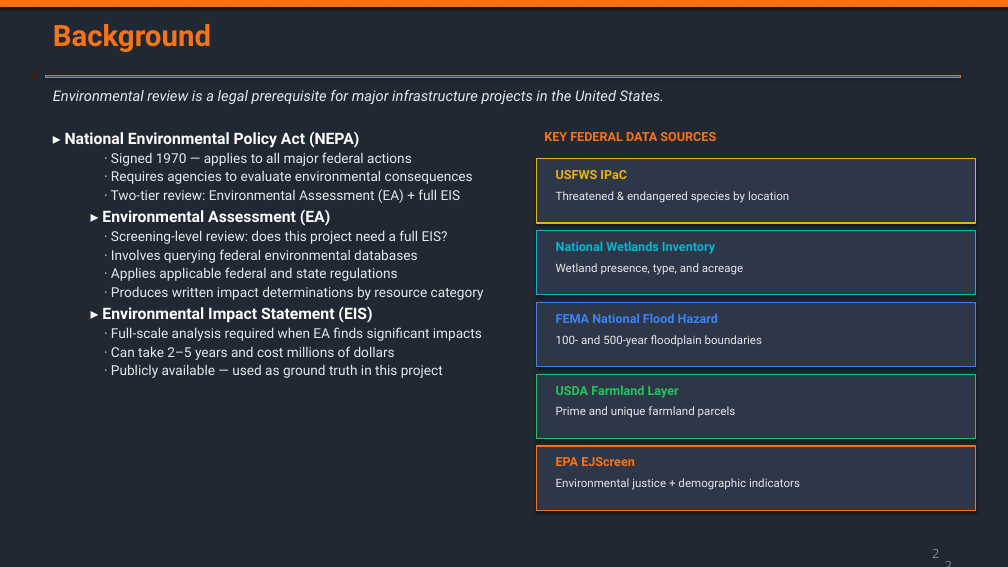
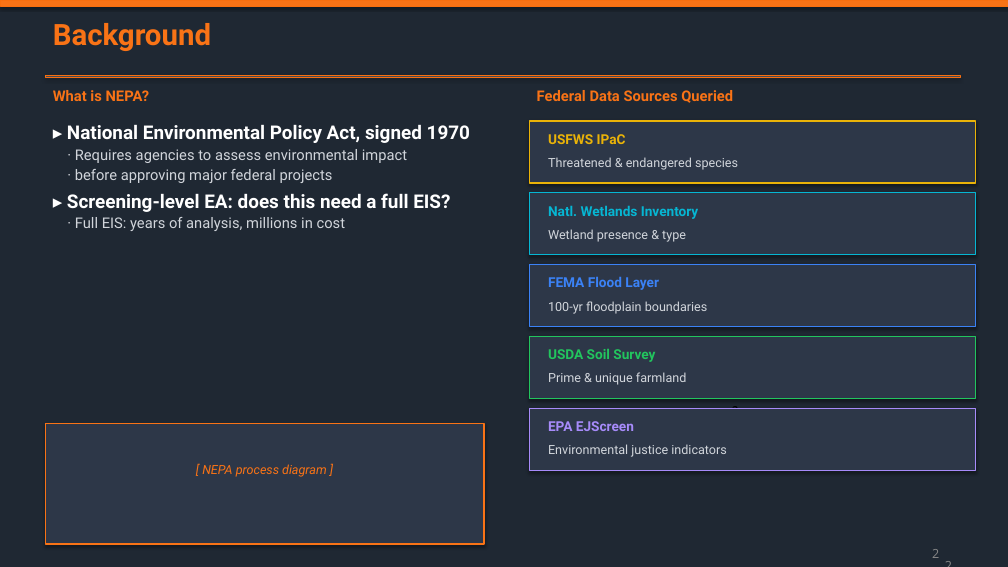
Before and after one commit to sandjman56/hackathon, a slide deck: slide 2 of EIA_Agent_System_Presentation.pptx. Drawn at 1008x567 pixels with LibreOffice and Linux fonts; fonts in the diff are those of the drawing. Boxes give left, top, right and bottom in pixels: in the first picture for what was removed or moved away, otherwise in the second. Text is boxed around its words. In the diff, an @@ line names an element or a change of style, - is before the commit and + after.

```diff
--- a/EIA_Agent_System_Presentation.pptx
+++ b/EIA_Agent_System_Presentation.pptx
@@ text at (53,90,150,101): text changed; text colour #E5E7EB to #F97316; bold on; italic off @@
-Environmental review is a legal prerequisite for major infrastructure projects in the United States.
+What is NEPA?
@@ text at (537,90,733,103): text changed; size 12 to 14 pt @@
-KEY FEDERAL DATA SOURCES
+Federal Data Sources Queried
@@ text at (67,125,470,231): text changed; size 13 to 14 pt; text colour #E5E7EB to #D1D5DB @@
-▸ National Environmental Policy Act (NEPA)
-  · Signed 1970 — applies to all major federal actions
-  · Requires agencies to evaluate environmental consequences
-  · Two-tier review: Environmental Assessment (EA) + full EIS
-▸ Environmental Assessment (EA)
-  · Screening-level review: does this project need a full EIS?
-  · Involves querying federal environmental databases
-  · Applies applicable federal and state regulations
-  · Produces written impact determinations by resource category
-▸ Environmental Impact Statement (EIS)
-  · Full-scale analysis required when EA finds significant impacts
-  · Can take 2–5 years and cost millions of dollars
-  · Publicly available — used as ground truth in this project
+▸ National Environmental Policy Act, signed 1970
+· Requires agencies to assess environmental impact
+· before approving major federal projects
+▸ Screening-level EA: does this need a full EIS?
+· Full EIS: years of analysis, millions in cost
@@ rectangle: place and size @@
-rectangle at (537,159,975,223)
+rectangle at (529,121,975,183)
@@ text "USFWS IPaC": place and size @@
-text "USFWS IPaC" at (556,170,627,179)
+text "USFWS IPaC" at (548,134,626,144)
@@ text "USFWS IPaC" at (548,134,626,144): size 12 to 13 pt @@
@@ text at (548,157,738,170): text changed; size 11 to 12 pt; text colour #E5E7EB to #D1D5DB @@
-Threatened & endangered species by location
+Threatened & endangered species
@@ rectangle: place and size @@
-rectangle at (537,231,975,295)
+rectangle at (529,193,975,255)
@@ text at (548,206,698,219): text changed; size 12 to 13 pt @@
-National Wetlands Inventory
+Natl. Wetlands Inventory
@@ text at (548,229,686,242): text changed; size 11 to 12 pt; text colour #E5E7EB to #D1D5DB @@
-Wetland presence, type, and acreage
+Wetland presence & type
@@ rectangle: place and size @@
-rectangle at (537,302,975,367)
+rectangle at (529,265,975,327)
@@ text at (548,276,659,290): text changed; size 12 to 13 pt @@
-FEMA National Flood Hazard
+FEMA Flood Layer
@@ text at (548,301,708,314): text changed; size 11 to 12 pt; text colour #E5E7EB to #D1D5DB @@
-100- and 500-year floodplain boundaries
+100-yr floodplain boundaries
@@ rectangle: place and size @@
-rectangle at (537,374,975,439)
+rectangle at (529,337,975,399)
@@ text at (548,349,655,362): text changed; size 12 to 13 pt @@
-USDA Farmland Layer
+USDA Soil Survey
@@ text at (548,372,686,385): text changed; size 11 to 12 pt; text colour #E5E7EB to #D1D5DB @@
-Prime and unique farmland parcels
+Prime & unique farmland
@@ rectangle: place and size @@
-rectangle at (537,446,975,510)
+rectangle at (529,408,975,470)
@@ rectangle at (529,408,975,470): outline #F97316 1.2 pt to #A78BFA 1.2 pt @@
@@ text "EPA EJScreen": place and size @@
-text "EPA EJScreen" at (556,457,635,466)
+text "EPA EJScreen" at (548,421,634,431)
@@ text "EPA EJScreen" at (548,421,634,431): size 12 to 13 pt, text colour #F97316 to #A78BFA @@
@@ page number added at (732,406,739,409), 12 pt, text #000000 @@
+2
@@ rectangle added at (45,423,484,544), fill #2D3748, outline #F97316 1.5 pt @@
@@ text at (548,444,727,457): text changed; size 11 to 12 pt; text colour #E5E7EB to #D1D5DB @@
-Environmental justice + demographic indicators
+Environmental justice indicators
@@ text added at (202,464,327,477), 12 pt, text #F97316, italic @@
+[ NEPA process diagram ]
```
Also in this commit, not shown: 11 other slides changed, 4 slides added, 3 slides removed, 1 other file.
